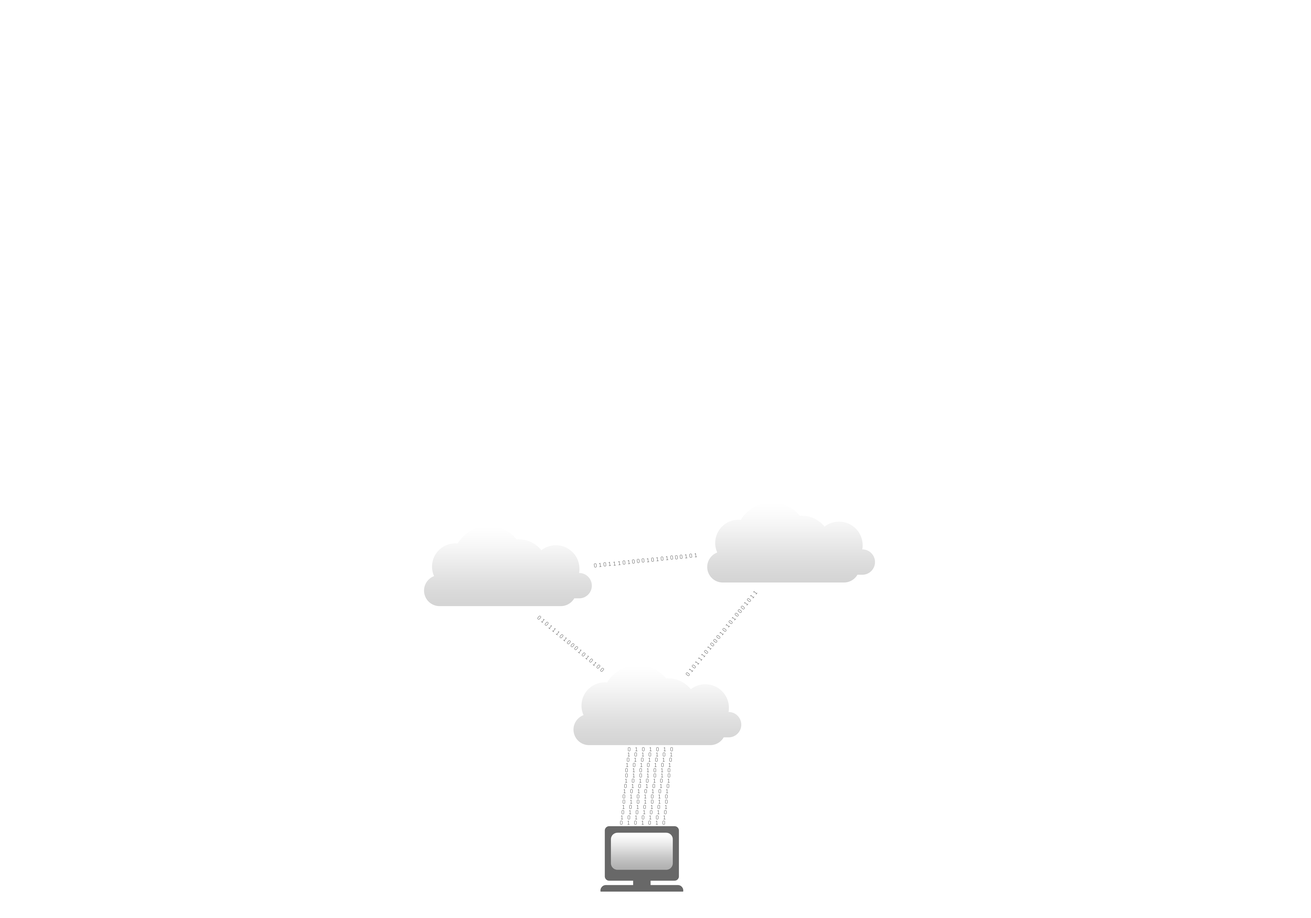
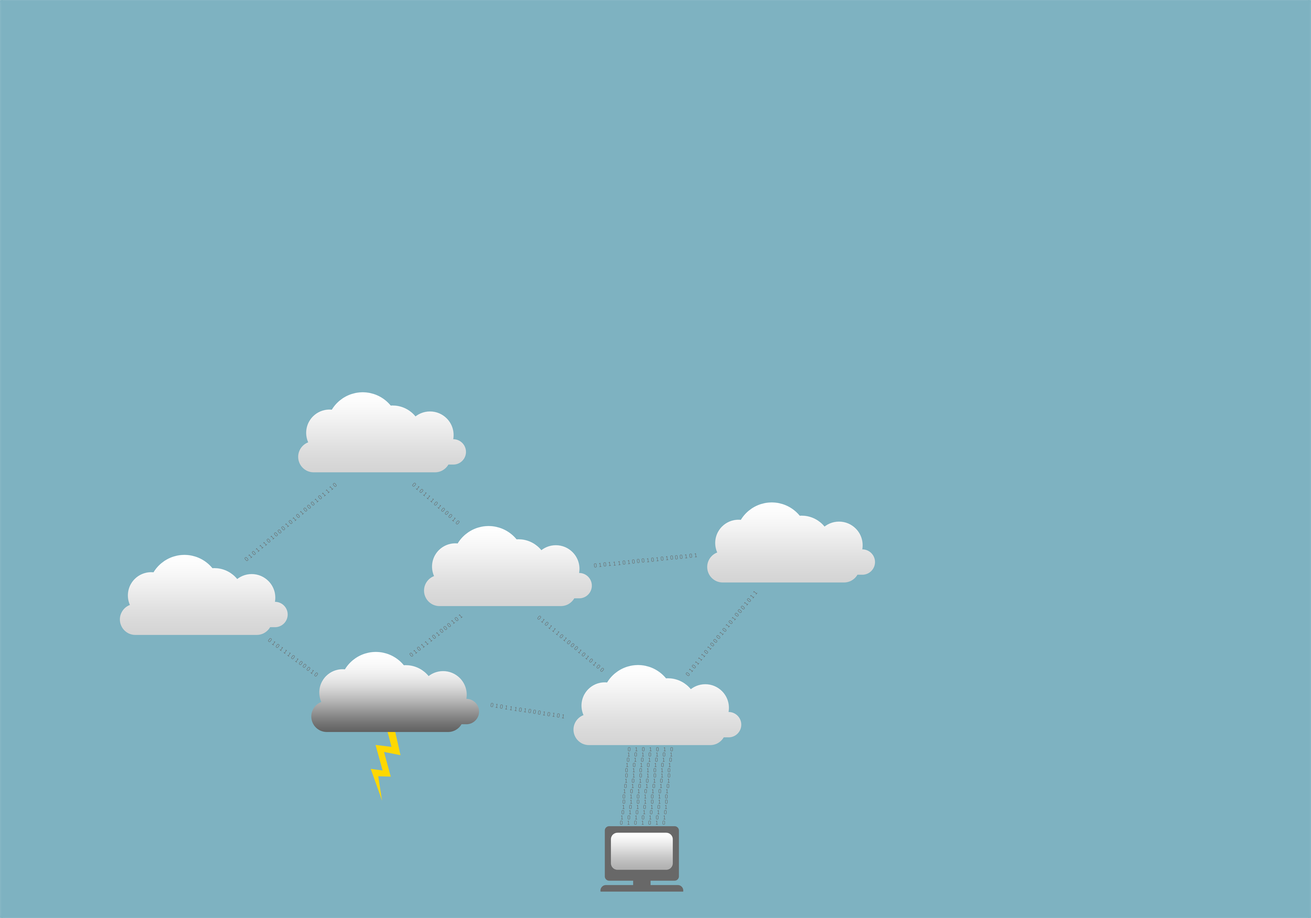
Layered file, before and after one edit (1311×918). Changes by layer:
added group "nó copy 5" with 2 layers above "nó copy 4" over (298, 392, 467, 525)
added layer "nuvem copy 5" in group "nó copy 5" over (298, 392, 467, 473)
added layer "0101110100010101000101110 copy 7" in group "nó copy 5" over (412, 482, 460, 525)
added group "nó copy 4" with 3 layers above "nó copy 3" over (119, 482, 337, 677)
added layer "nuvem copy 4" in group "nó copy 4" over (119, 554, 288, 635)
added layer "0101110100010101000101110 copy 5" in group "nó copy 4" over (267, 637, 319, 677)
added layer "0101110100010101000101110 copy 3" in group "nó copy 4" over (244, 482, 337, 561)
added group "nó copy 3" with 4 layers above "nó copy 2" over (311, 614, 565, 801)
added layer "nuvem copy 3" in group "nó copy 3" over (311, 651, 480, 732)
added layer "Shape 9" in group "nó copy 3" over (370, 716, 401, 801)
added layer "0101110100010101000101110 copy 4" in group "nó copy 3" over (490, 702, 565, 719)
added layer "0101110100010101000101110" (1st of 2, in "nó copy 3") in group "nó copy 3" over (409, 614, 463, 657)
showed "Layer 0" over (0, 0, 1311, 918)
